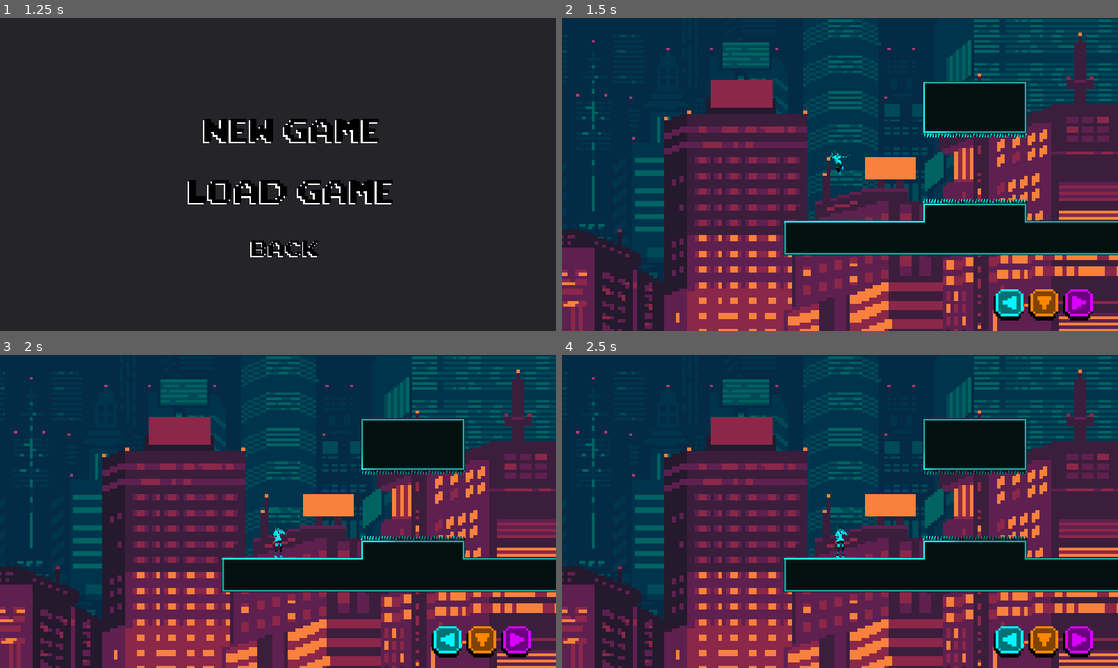
Above: before the commit, frames 1-4 (two rows, left to right).
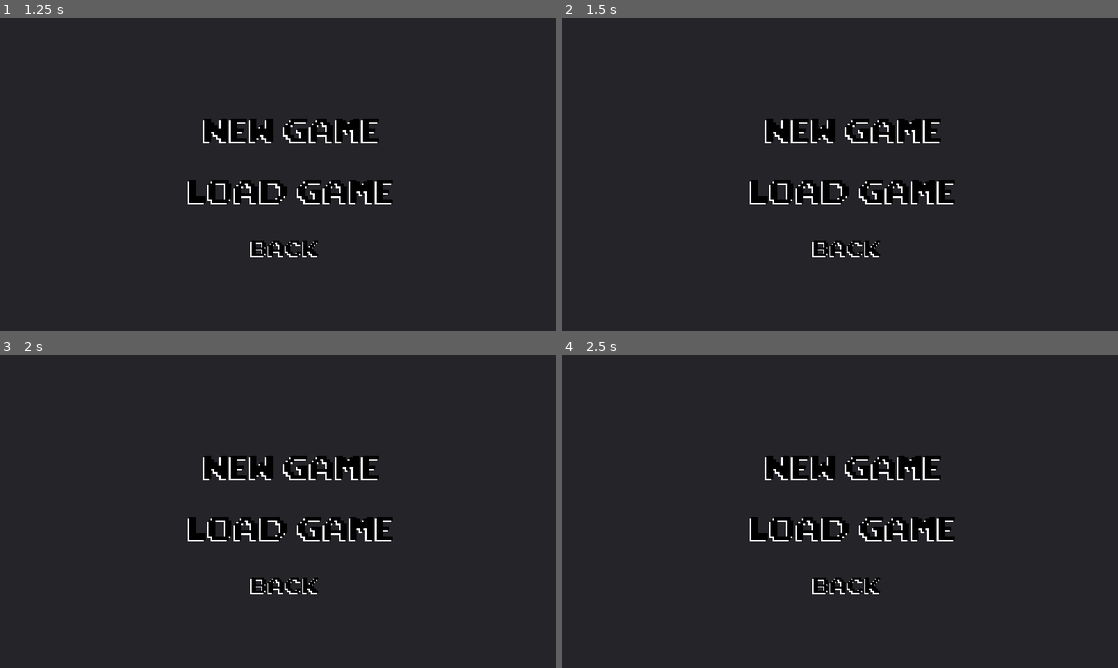
Above: after the commit, the same moments.

Repository: ivancdlarrain/olaGames
Game: Godot game, scene res://scenes/menus/Main_menu.tscn
The game is run twice, just before and just after one commit, with the same random seed, the same clock (stepped at 60 frames per second) and the same inputs.
Inputs (mouse positions are in pixels of both pictures, inside the frame that each line leads up to):
- Up to frame 1 (1.25 s): click (283, 193) at 0.5 s
- Up to frame 2 (1.5 s): click (851, 193) at 1.25 s
- Up to frame 3 (2 s): no input
- Up to frame 4 (2.5 s): click (851, 467) at 2.02 s

Frame 1 is identical in both runs. In frame 2, 81% of the frame differs, in the area x 0-100%, y 0-100%; in frame 3, 81%; in frame 4, 81%.
Error after the commit: not all arguments converted during string formatting in operator '%'. (res://scripts/save.gd:5)

Commit message:
more changes to save
-modified save slot check

Diff:
--- a/scripts/save.gd
+++ b/scripts/save.gd
@@ -1,16 +1,15 @@
 extends Node
 
-const SAVE_PATH = "res://data/savegames/savegame.json"
+var save_path = "res://data/savegames/savegame.json"
 
-var save_slots = []
+var SAVE_SLOTS = [save_path%1, save_path%2, save_path%3]
 
 
 func _ready():
 	pass
 
-func save_game():
-#	if save_slot_used():
-#		pass
+func save_game(slot: int):
+
 	var save_dict = {}
 	var nodes_to_save = get_tree().get_nodes_in_group("saveable")
 	for node in nodes_to_save:
@@ -18,18 +17,18 @@
 		pass
 
 	var savefile = File.new()
-	savefile.open(SAVE_PATH, File.READ)
+	savefile.open(SAVE_SLOTS[slot - 1], File.READ)
 
 	savefile.store_line(to_json(save_dict))
 	savefile.close()
 
-func load_game():
+func load_game(slot: int):
 	print("Loading Game")
 	var savefile = File.new()
-	if not savefile.file_exists(SAVE_PATH):
+	if not savefile.file_exists(SAVE_SLOTS[slot - 1]):
 		return
 
-	savefile.open(SAVE_PATH, File.READ)
+	savefile.open(SAVE_SLOTS[slot - 1], File.READ)
 	var save_data = {}
 	save_data = JSON.parse(savefile.get_as_text()).result
 
@@ -45,6 +44,10 @@
 
 	savefile.close()
 
-func save_slot_used(savefile: File):
-	if savefile.file_exists(SAVE_PATH):
+func save_slot_used(slot: int):
+	var savefile = File.new()
+	savefile.open(SAVE_SLOTS[slot - 1], File.READ)
+	if savefile.file_exists(SAVE_SLOTS[slot - 1]):
+		savefile.close()
 		return true
+	return false
